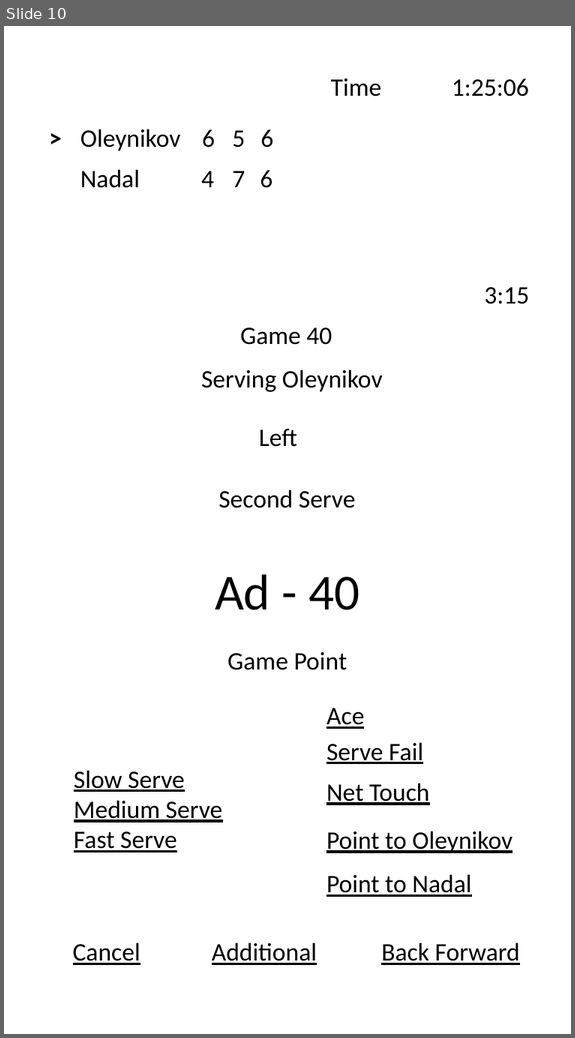
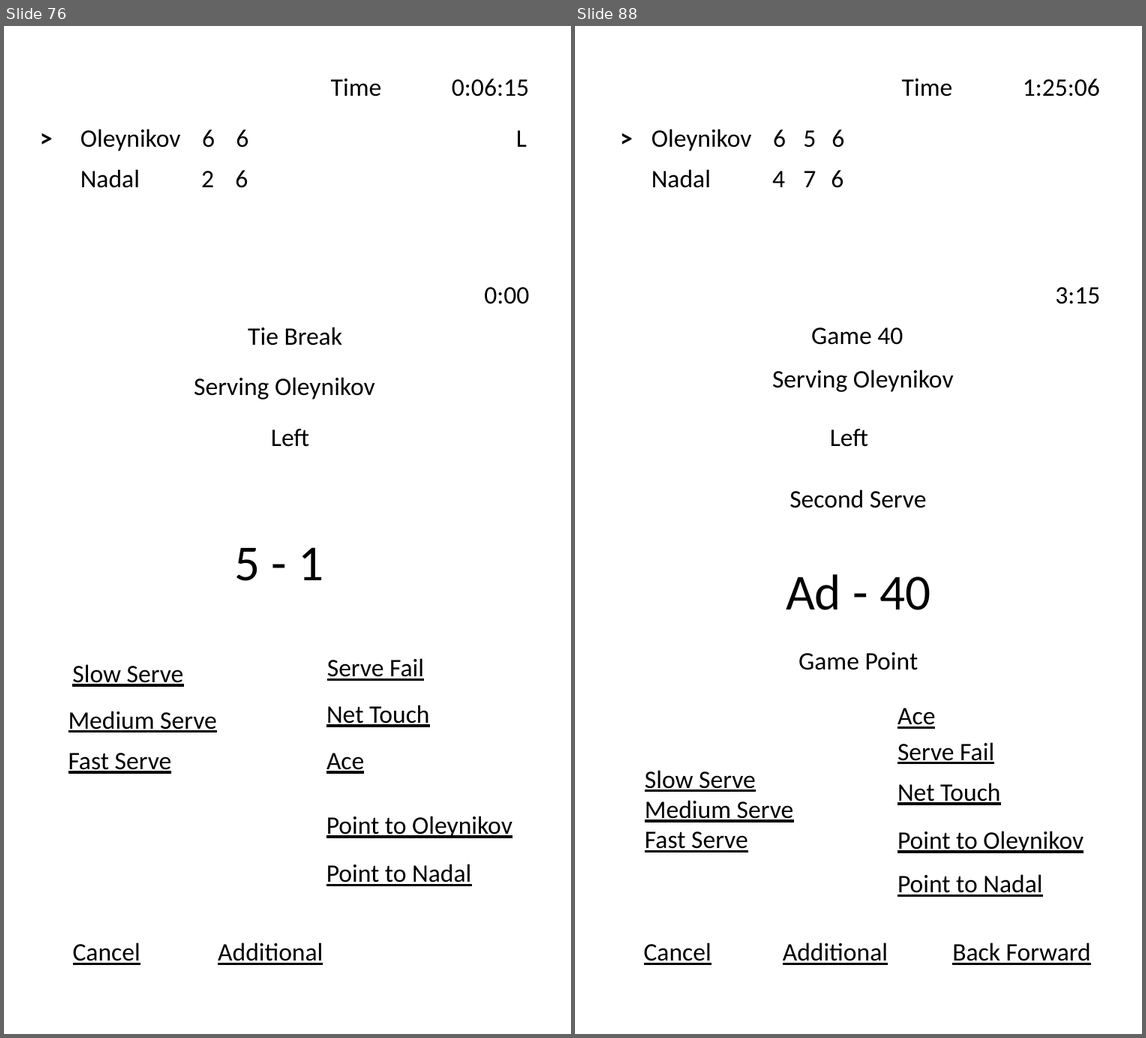
Before and after one commit to yuriyoleynikov/YoTennis, a slide deck: docs/UI.pptx. Shown side by side, each under a label of ours: slide 10 before the commit, slides 76 and 88 after it; the slides between them are not shown. The pictures are 575x1038 and 1146x1038 pixels, drawn with LibreOffice and Linux fonts; fonts in the diff are those of the drawing. Boxes give left, top, right and bottom in pixels: in the first picture for what was removed or moved away, otherwise in the second. Text is boxed around its words. In the diff, an @@ line names an element or a change of style, - is before the commit and + after.

```diff
--- a/docs/UI.pptx
+++ b/docs/UI.pptx
@@ slide 76 added at (x1=4, y1=26, x2=571, y2=1034), background #FFFFFF @@
@@ text added at (x1=331, y1=78, x2=382, y2=96), 18 pt, text #000000 @@
+Time
@@ text added at (x1=452, y1=78, x2=529, y2=96), 18 pt, text #000000 @@
+0:06:15
@@ text added at (x1=30, y1=117, x2=63, y2=157), 18 pt, text #000000, bold @@
+>
@@ text added at (x1=80, y1=129, x2=181, y2=151), 18 pt, text #000000 @@
+Oleynikov
@@ text added at (x1=202, y1=130, x2=215, y2=148), 18 pt, text #000000 @@
+6
@@ text added at (x1=236, y1=130, x2=248, y2=148), 18 pt, text #000000 @@
+6
@@ text added at (x1=516, y1=130, x2=527, y2=147), 18 pt, text #000000 @@
+L
@@ text added at (x1=80, y1=169, x2=140, y2=188), 18 pt, text #000000 @@
+Nadal
@@ text added at (x1=201, y1=171, x2=214, y2=187), 18 pt, text #000000 @@
+2
@@ text added at (x1=235, y1=170, x2=248, y2=188), 18 pt, text #000000 @@
+6
@@ text added at (x1=484, y1=287, x2=529, y2=304), 18 pt, text #000000 @@
+0:00
@@ text added at (x1=248, y1=327, x2=343, y2=346), 18 pt, text #000000 @@
+Tie Break
@@ text added at (x1=194, y1=377, x2=375, y2=400), 18 pt, text #000000 @@
+Serving Oleynikov
@@ text added at (x1=271, y1=429, x2=309, y2=447), 18 pt, text #000000 @@
+Left
@@ text added at (x1=234, y1=547, x2=324, y2=581), 36 pt, text #000000 @@
+5 - 1
@@ text added at (x1=72, y1=664, x2=184, y2=687), 18 pt, text #000000, underline @@
+Slow Serve
@@ text added at (x1=327, y1=658, x2=424, y2=681), 18 pt, text #000000, underline @@
+Serve Fail
@@ text added at (x1=68, y1=711, x2=217, y2=732), 18 pt, text #000000, underline @@
+Medium Serve
@@ text added at (x1=326, y1=705, x2=430, y2=727), 18 pt, text #000000, underline @@
+Net Touch
@@ text added at (x1=68, y1=753, x2=172, y2=774), 18 pt, text #000000, underline @@
+Fast Serve
@@ text added at (x1=326, y1=753, x2=364, y2=774), 18 pt, text #000000, underline @@
+Ace
@@ text added at (x1=326, y1=816, x2=512, y2=838), 18 pt, text #000000, underline @@
+Point to Oleynikov
@@ text added at (x1=326, y1=864, x2=471, y2=886), 18 pt, text #000000, underline @@
+Point to Nadal
@@ text added at (x1=73, y1=942, x2=140, y2=965), 18 pt, text #000000, underline @@
+Cancel
@@ text added at (x1=218, y1=942, x2=323, y2=965), 18 pt, text #000000, underline @@
+Additional
@@ what was slide 10 is now slide 88 @@
```
Also in this commit, not shown: 10 slides changed, 76 other slides added, 4 slides removed.
